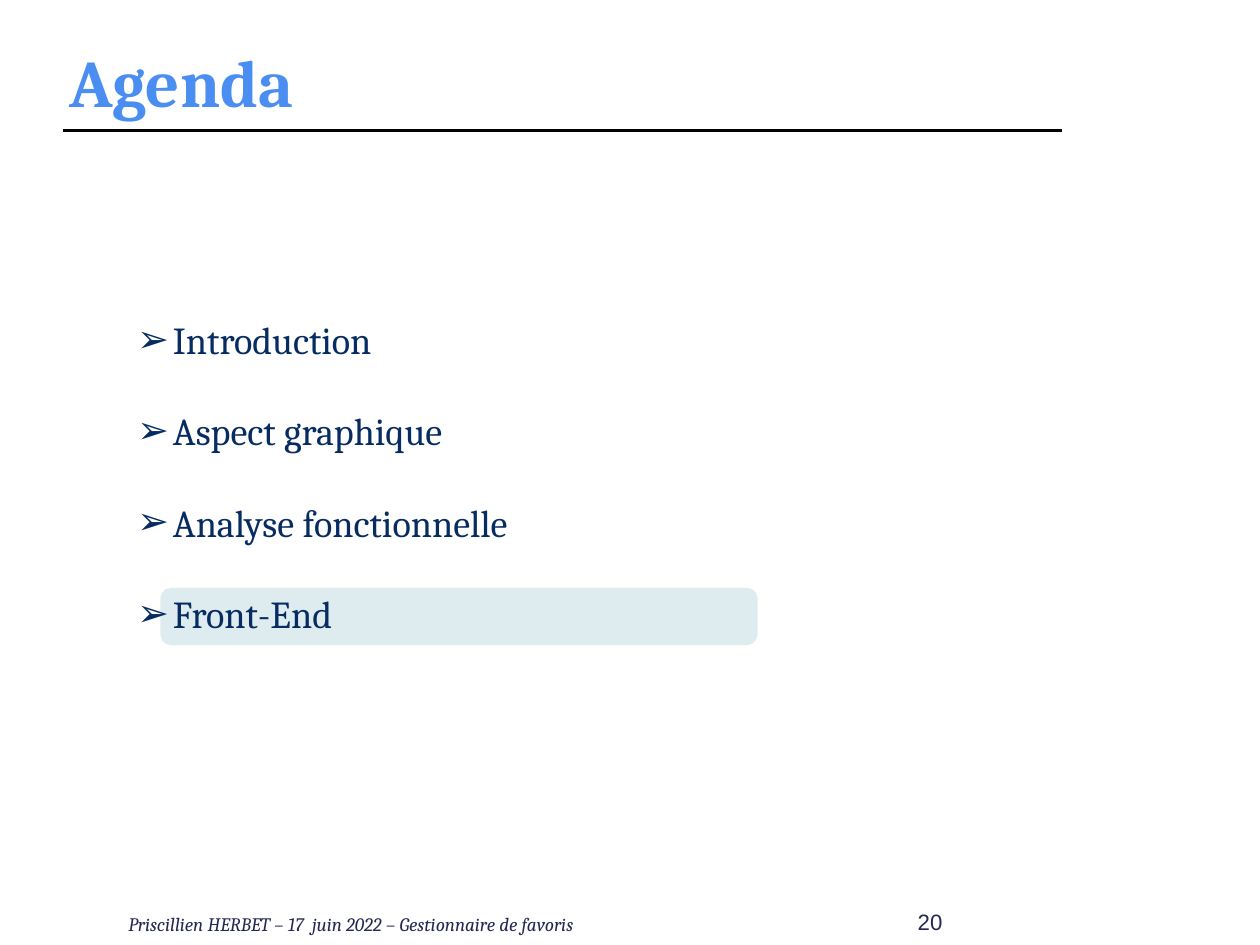
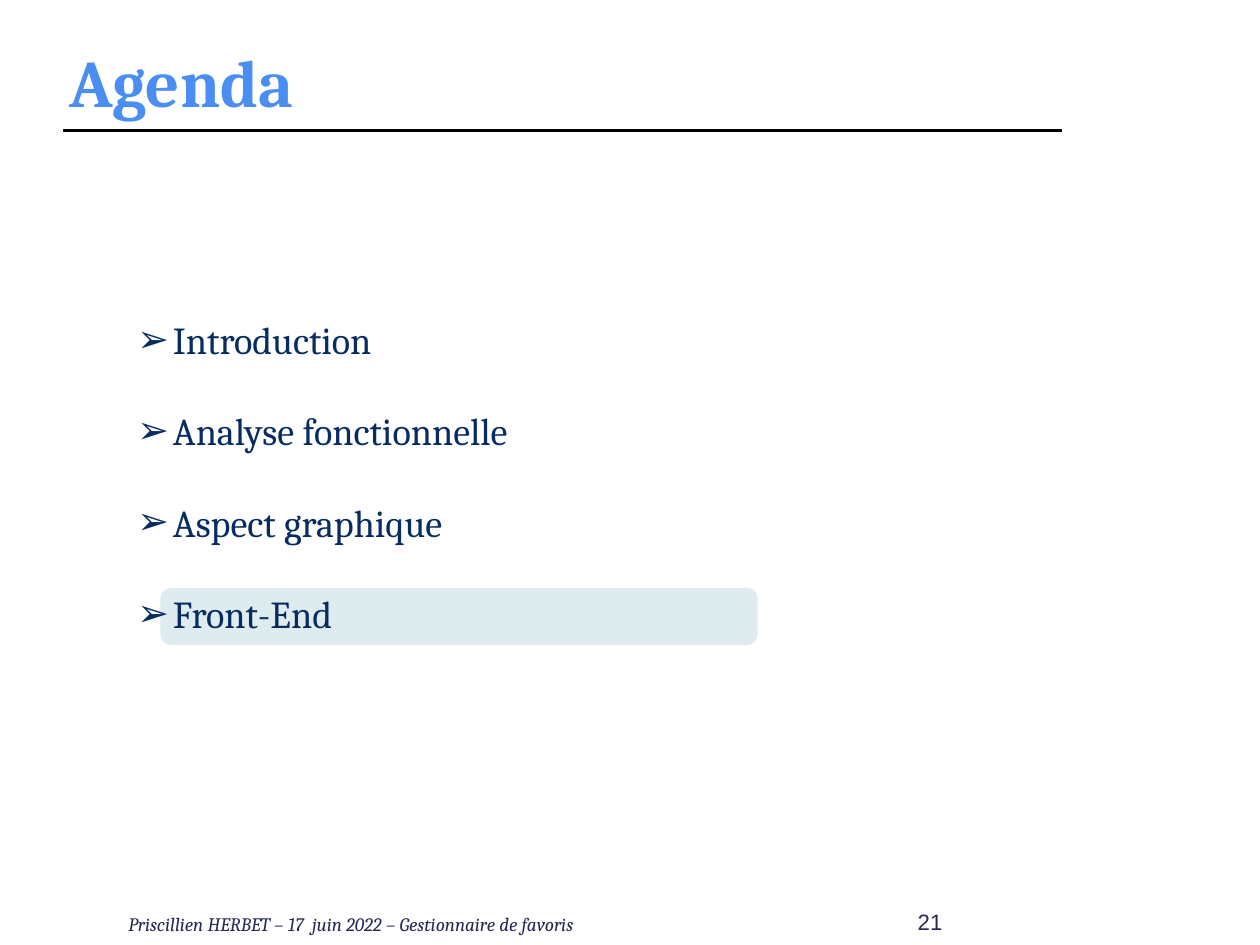
Before and after one commit to PHerbet/Realisation_fil_rouge, a slide deck: slide 21 of Realisation_4_Conception-MCD-MLD-SQL/presentation_oral_Priscillien_Herbet.pptx (slide 20 before the commit). Drawn at 1260x945 pixels with LibreOffice and Linux fonts; fonts in the diff are those of the drawing; background and template pictures are left out. Boxes give left, top, right and bottom in pixels: in the first picture for what was removed or moved away, otherwise in the second. Text is boxed around its words. In the diff, an @@ line names an element or a change of style, - is before the commit and + after.

Commit message:
update ppt

```diff
--- a/Realisation_4_Conception-MCD-MLD-SQL/presentation_oral_Priscillien_Herbet.pptx
+++ b/Realisation_4_Conception-MCD-MLD-SQL/presentation_oral_Priscillien_Herbet.pptx
@@ text at [173, 418, 508, 454]: paragraph added @@
+➢ Analyse fonctionnelle
@@ text at [173, 510, 508, 546]: paragraph removed @@
-➢ Analyse fonctionnelle
@@ page number at [918, 914, 943, 930]: text changed @@
-20
+21
```
Also in this commit, not shown: 9 other slides changed, 1 slide added, 22 other files.
